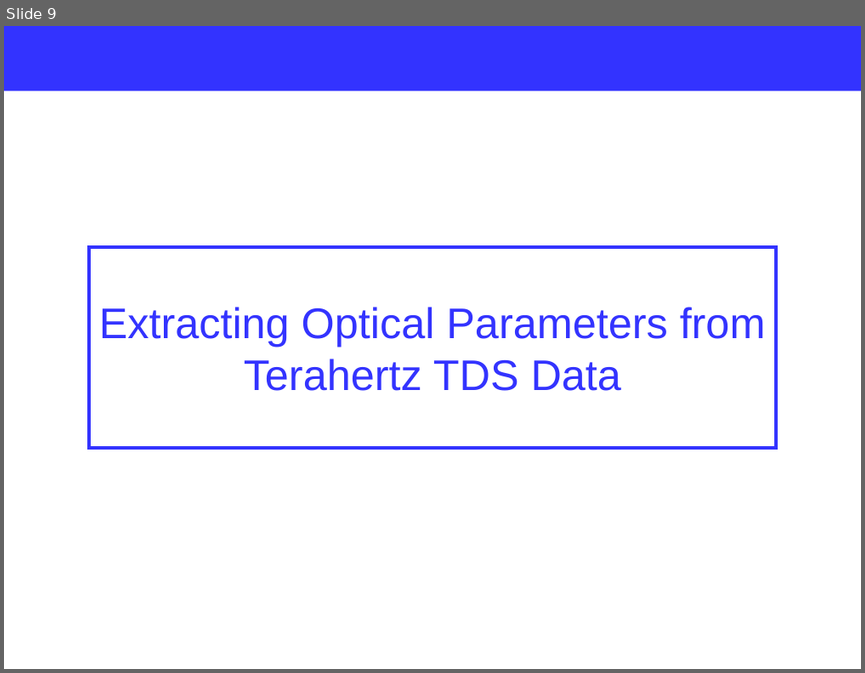
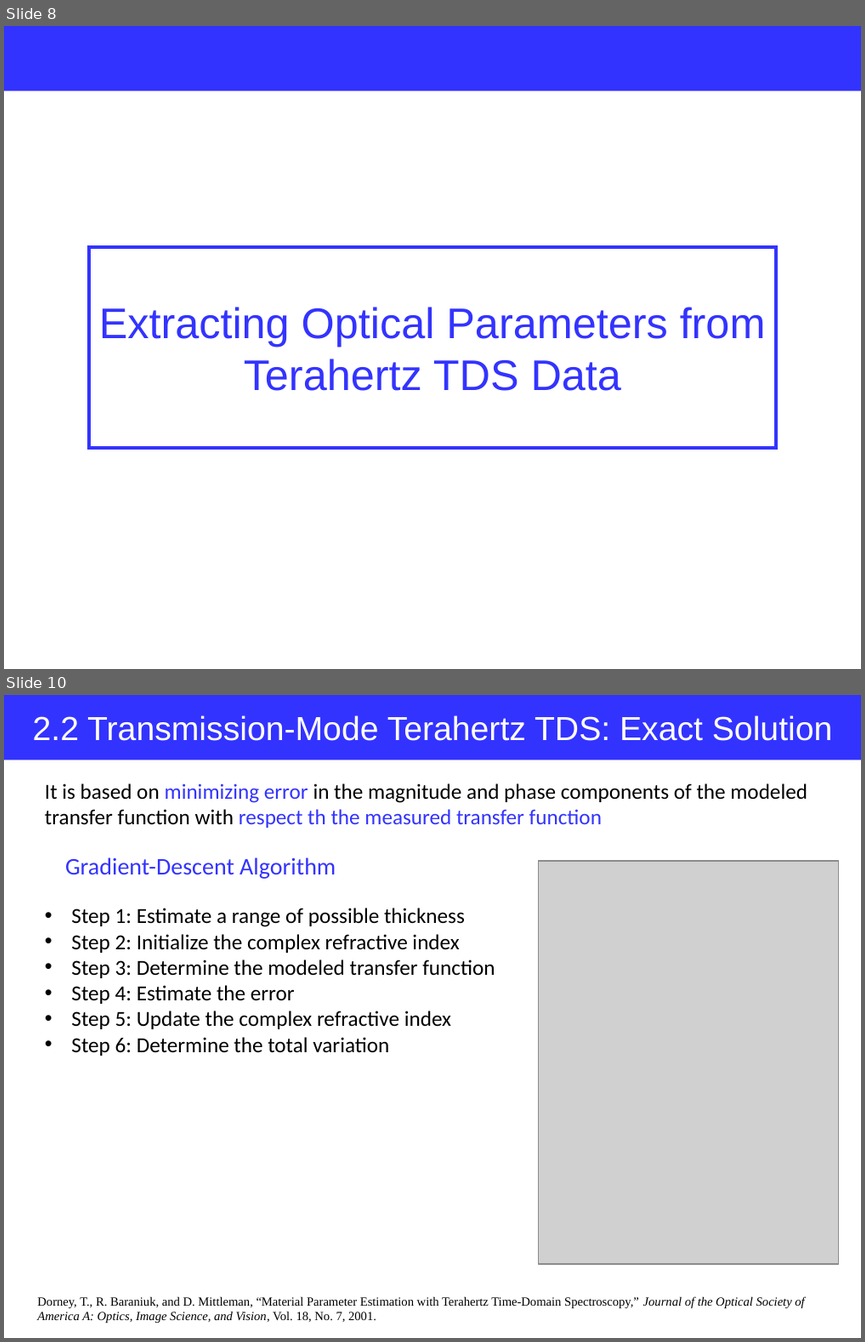
Before and after one commit to jglee96/NBTP_Lab, a slide deck: Terahertz Metrology/Ch2/Terahertz Metrology_Ch2.pptx. Shown one above the other, each under a label of ours: slide 9 before the commit, slides 8 and 10 after it; the slides between them are not shown. The pictures are 865x673 and 865x1342 pixels, drawn with LibreOffice and Linux fonts; fonts in the diff are those of the drawing; grey boxes stand for pictures. Boxes give left, top, right and bottom in pixels: in the first picture for what was removed or moved away, otherwise in the second. Text is boxed around its words. In the diff, an @@ line names an element or a change of style, - is before the commit and + after.

```diff
--- a/Terahertz Metrology/Ch2/Terahertz Metrology_Ch2.pptx
+++ b/Terahertz Metrology/Ch2/Terahertz Metrology_Ch2.pptx
@@ slide 10 added at box(4, 695, 861, 1338), background #FFFFFF @@
@@ rectangle added at box(4, 695, 861, 760), fill #3333FF, 28 pt, text #FFFFFF @@
+2.2 Transmission-Mode Terahertz TDS: Exact Solution
@@ text added at box(45, 783, 807, 828), 18 pt, text #000000 @@
+It is based on minimizing error in the magnitude and phase components of the modeled transfer function with respect th the measured transfer function
@@ text added at box(65, 857, 336, 879), 20 pt, text #3333FF @@
+Gradient-Descent Algorithm
@@ picture added at box(538, 861, 839, 1263) @@
@@ text added at box(71, 907, 494, 1055), 18 pt, text #000000 @@
+• Step 1: Estimate a range of possible thickness
+• Step 2: Initialize the complex refractive index
+• Step 3: Determine the modeled transfer function
+• Step 4: Estimate the error
+• Step 5: Update the complex refractive index
+• Step 6: Determine the total variation
@@ text added at box(37, 1296, 804, 1322), 10.5 pt, text #000000 @@
+Dorney, T., R. Baraniuk, and D. Mittleman, “Material Parameter Estimation with Terahertz Time-Domain Spectroscopy,” Journal of the Optical Society of America A: Optics, Image Science, and Vision, Vol. 18, No. 7, 2001.
@@ what was slide 9 is now slide 8 @@
```
Also in this commit, not shown: 2 slides changed, 2 other slides added, 2 slides removed, 5 other files.
